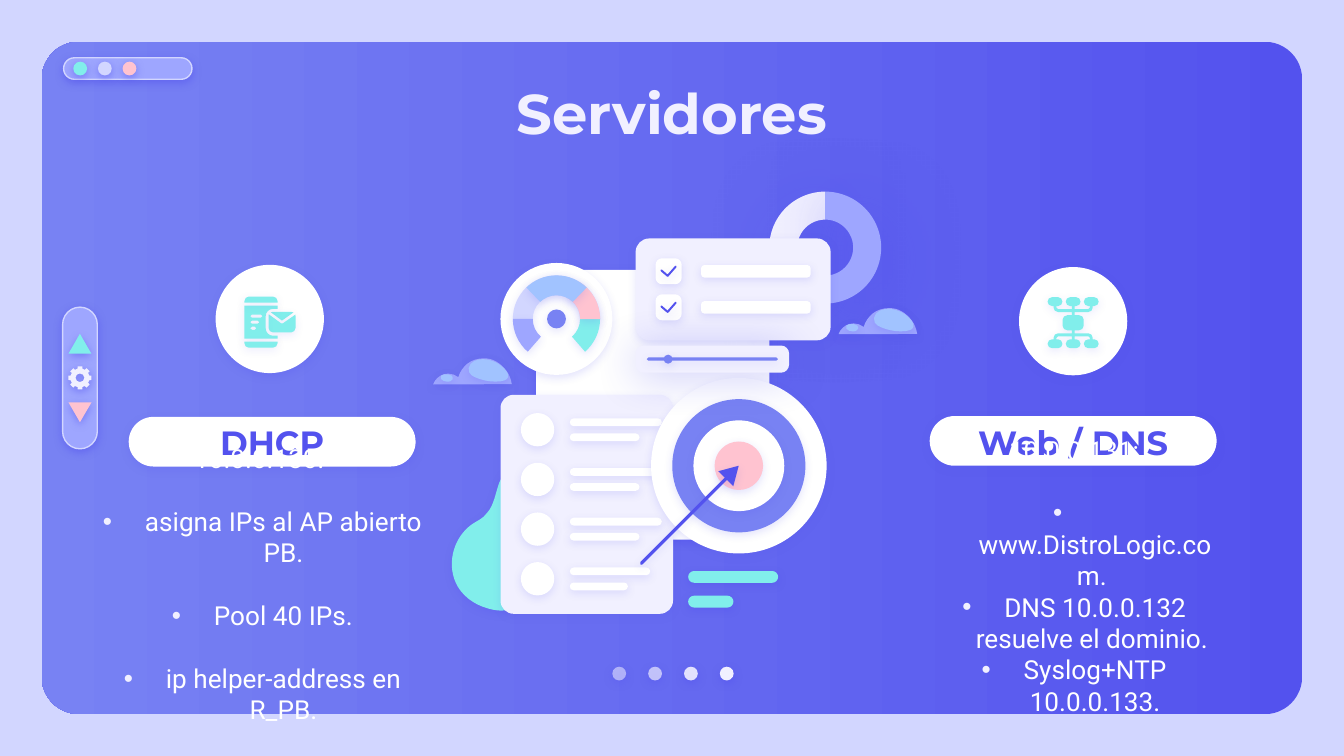
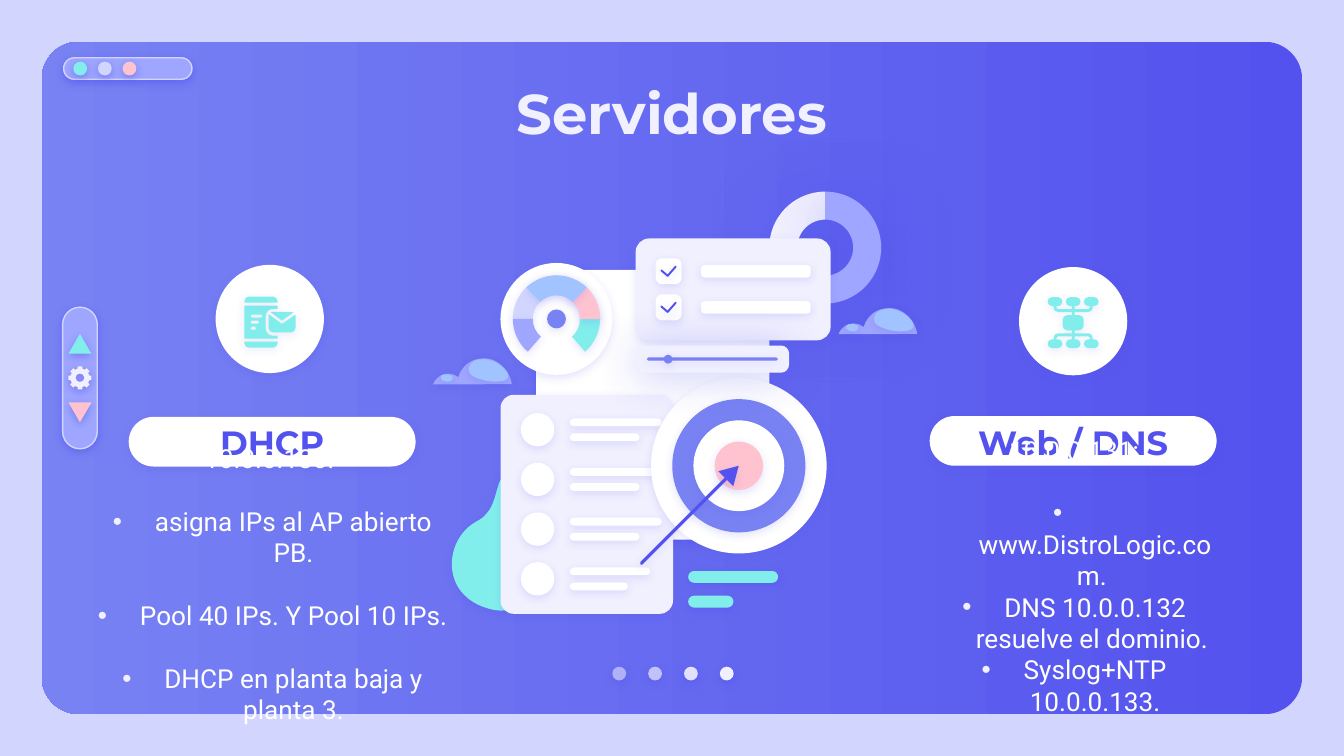
Before and after one commit to AngelHusielLaraHernandez/ProyectoRedesFI, a slide deck: slide 10 of Out/PresentacionRedesDeDatos.pptx. Drawn at 1344x756 pixels with LibreOffice and Linux fonts; fonts in the diff are those of the drawing. Boxes give left, top, right and bottom in pixels: in the first picture for what was removed or moved away, otherwise in the second. Text is boxed around its words. In the diff, an @@ line names an element or a change of style, - is before the commit and + after.

Commit message:
ae agrego lo ultima configuracion de DHCP, y se actualizo la documentacion

```diff
--- a/Out/PresentacionRedesDeDatos.pptx
+++ b/Out/PresentacionRedesDeDatos.pptx
@@ subtitle at (x1=140, y1=605, x2=447, y2=725): text changed @@
-• Pool 40 IPs.
-• ip helper-address en R_PB.
+• Pool 40 IPs. Y Pool 10 IPs.
+• DHCP en planta baja y planta 3.
```
Also in this commit, not shown: 1 other slide changed, 8 other files.
